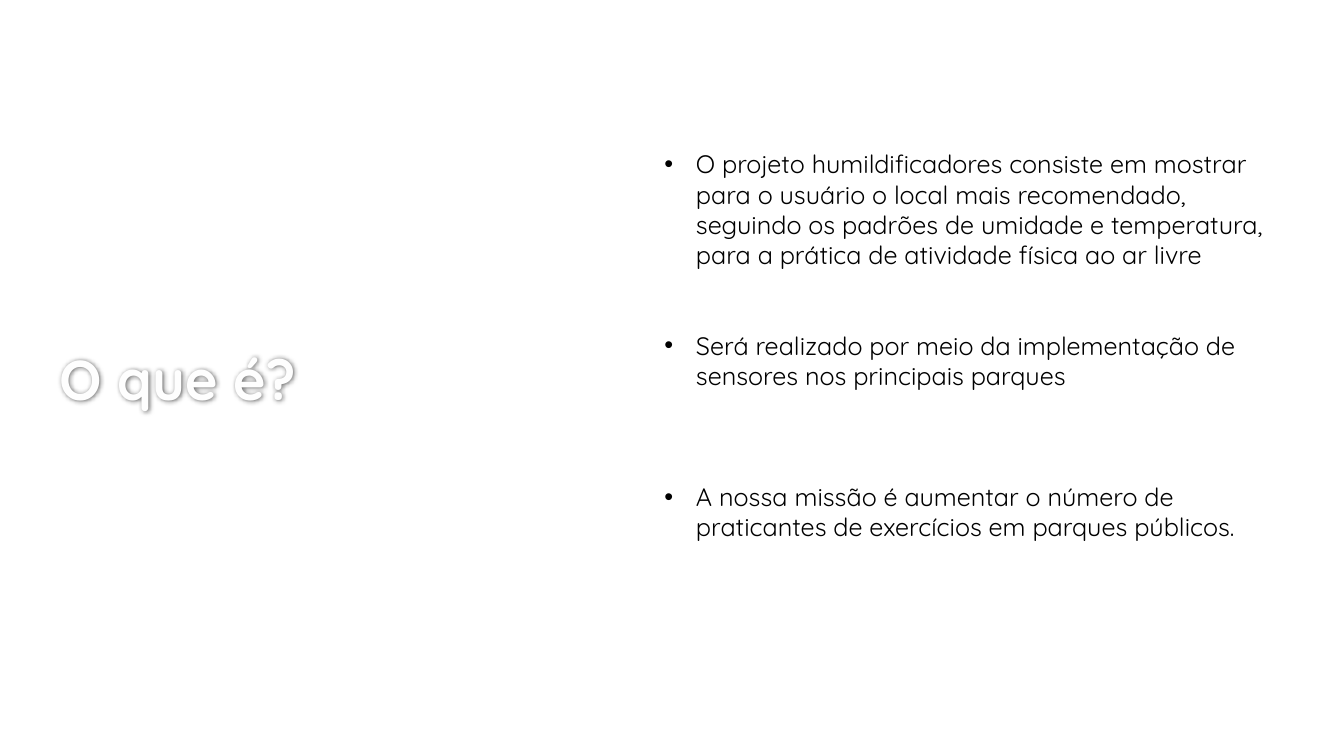
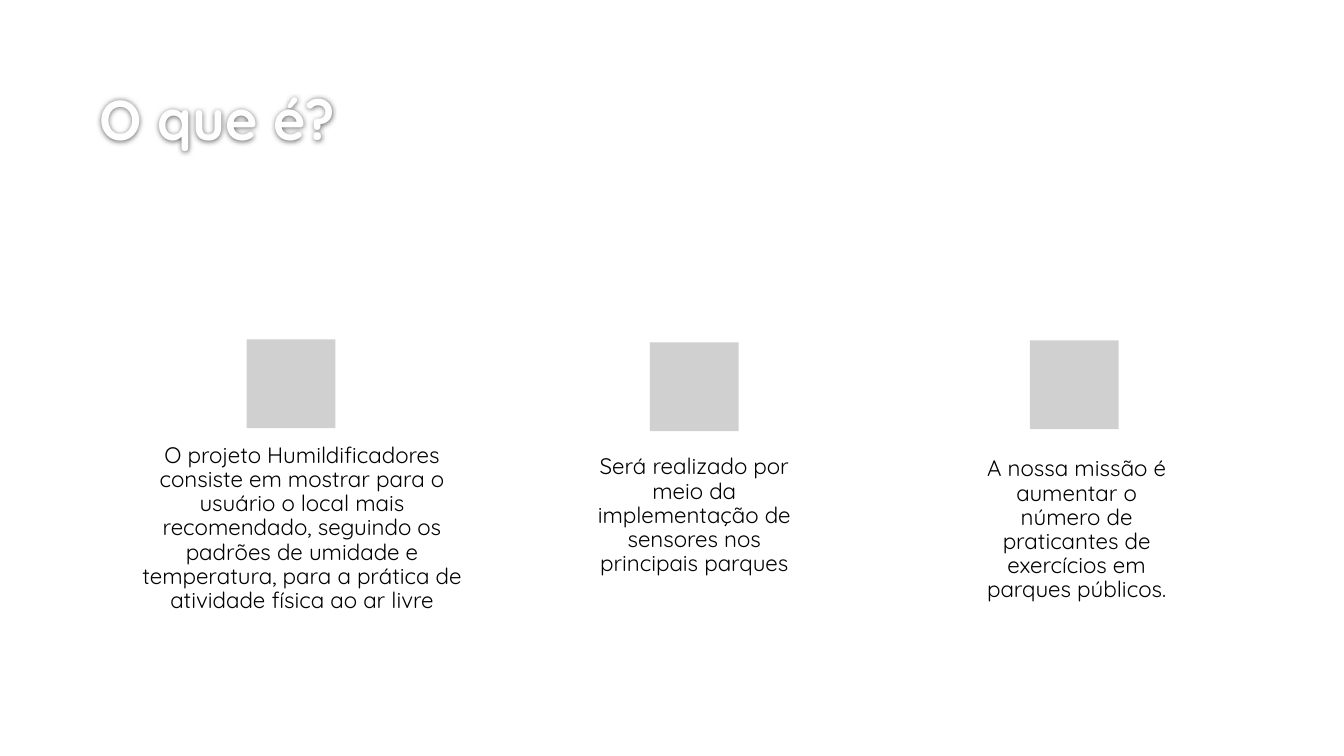
Before and after one commit to BandTec/grupo-05-cco, a slide deck: slide 2 of Apresentação/SPRINT-HUMILDIFICADORES.pptx. Drawn at 1344x756 pixels with LibreOffice and Linux fonts; fonts in the diff are those of the drawing; grey boxes stand for pictures; background and template pictures are left out. Boxes give left, top, right and bottom in pixels: in the first picture for what was removed or moved away, otherwise in the second. Text is boxed around its words. In the diff, an @@ line names an element or a change of style, - is before the commit and + after.

```diff
--- a/Apresentação/SPRINT-HUMILDIFICADORES.pptx
+++ b/Apresentação/SPRINT-HUMILDIFICADORES.pptx
@@ title "O que é?": place and size @@
-title "O que é?" at box(60, 357, 296, 413)
+title "O que é?" at box(99, 97, 335, 153)
@@ title "O que é?" at box(99, 97, 335, 153): vertical alignment middle to bottom @@
@@ text at box(142, 446, 462, 609): text changed; size 18 to 16 pt @@
-• O projeto humildificadores consiste em mostrar para o usuário o local mais recomendado, seguindo os padrões de umidade e temperatura, para a prática de atividade física ao ar livre
-• Será realizado por meio da implementação de sensores nos principais parques
-• A nossa missão é aumentar o número de praticantes de exercícios em parques públicos.
+O projeto Humildificadores consiste em mostrar para o usuário o local mais recomendado, seguindo os padrões de umidade e temperatura, para a prática de atividade física ao ar livre
@@ group added at box(247, 340, 1166, 602): 3 pictures, 2 texts @@
+Será realizado por meio da implementação de sensores nos principais parques
+A nossa missão é aumentar o número de praticantes de exercícios em parques públicos.
```
Also in this commit, not shown: 2 other slides changed, 7 slides added, 3 slides removed.
